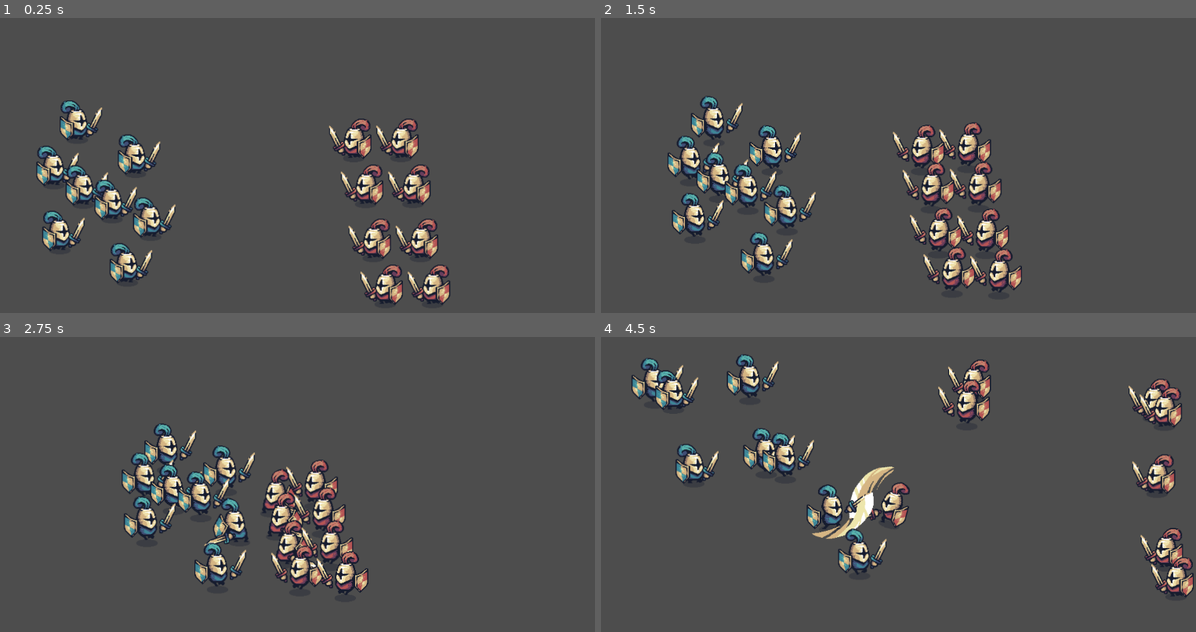
Above: before the commit, frames 1-4 (two rows, left to right).
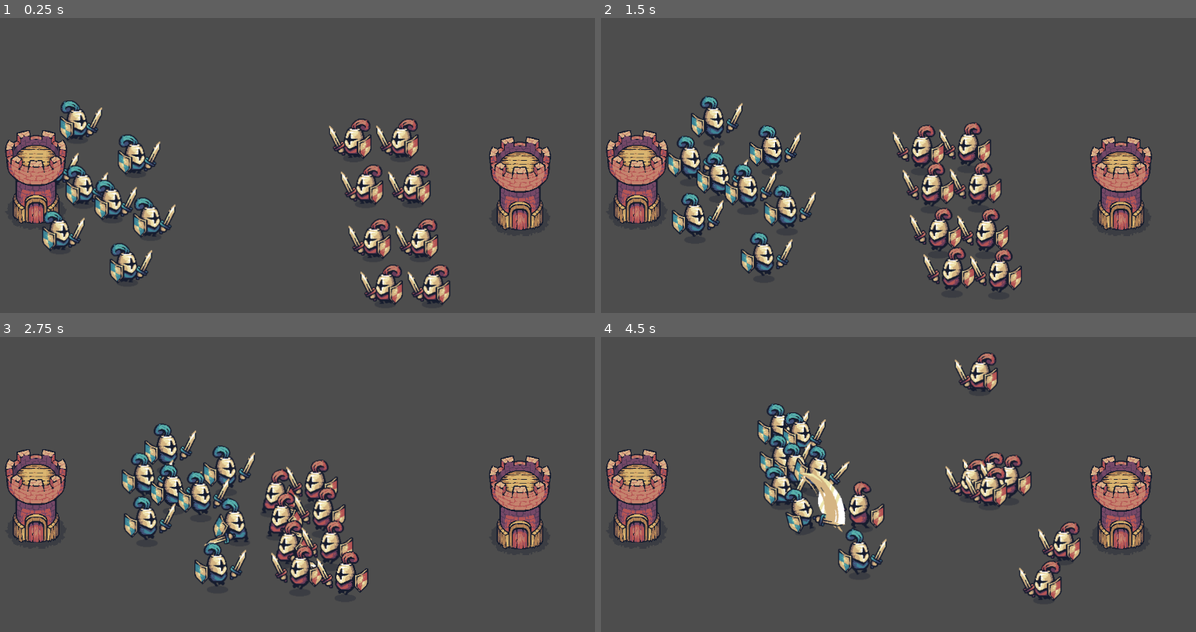
Above: after the commit, the same moments.

Repository: Vakrim/tiny-swords
Game: Godot game, scene res://main.tscn
Two runs of this game, one before a commit and one after it. Both use one fixed random seed, a clock stepped at 60 frames per second and the inputs below.
Inputs:
- Up to frame 1 (0.25 s): no input
- Up to frame 2 (1.5 s): no input
- Up to frame 3 (2.75 s): no input
- Up to frame 4 (4.5 s): no input

The runs differ from the first frame. In frame 1, 4.6% of the frame differs, in the area x 0-93%, y 38-73%; in frame 2, 4.7%; in frame 3, 4.7%; in frame 4, 19%, in the area x 0-100%, y 5-90%.

Commit message:
add towers

Diff:
--- /dev/null
+++ b/knight/ghost.gdshader
@@ -0,0 +1,23 @@
+shader_type canvas_item;
+
+void fragment() {
+	float t = fract(TIME);
+
+	float xOffset = sin(t * 3.14159 * 2.0) * 0.004 * sin(UV.y*160.0);
+	float yOffset = cos(t * 3.14159 * 2.0) * 0.002 * sin(UV.x*160.0);
+
+	vec4 color = texture(TEXTURE, UV + vec2(xOffset, yOffset));
+
+	vec4 color2 = texture(TEXTURE, UV - vec2(xOffset, yOffset));
+
+	float brightness = length(color.rgb);
+
+	color.rgb = vec3(0.9, 0.9, 1.0);
+
+	color.a *= (1.0 - brightness);
+
+	color.a *= (1.0 - length(color2.rgb));
+
+	COLOR = color;
+
+}
--- a/knight/knight.gd
+++ b/knight/knight.gd
@@ -1,14 +1,14 @@
 class_name Knight
 extends RigidBody2D
 
-enum Team {BLUE, RED}
+@export var team: Team.Hue
 
-@export var team = Team.BLUE
-
-@onready var sprite = $Sprite as AnimatedSprite2D
-@onready var attack_area = $AttackArea as Area2D
+@onready var sprite: AnimatedSprite2D = $Sprite
+@onready var attack_area: Area2D = $AttackArea
 
 var state: State = null
+
+var health = 3
 
 func _ready() -> void:
   if team == Team.RED:
@@ -35,6 +35,13 @@
       closest_enemy = enemy
 
   return closest_enemy
+
+func receive_damage() -> void:
+  change_state(StunState.new())
+  health -= 1
+  if health <= 0:
+    sprite.material = ShaderMaterial.new()
+    sprite.material.shader = preload("res://knight/ghost.gdshader")
 
 func change_state(new_state: State) -> void:
   if state:
@@ -118,10 +125,10 @@
 
       for enemy: Knight in enemies:
         if actor.attack_area.overlaps_body(enemy):
-          var push_back_impulse = (enemy.global_position - actor.global_position).normalized() * 1300
+          var push_back_impulse = (enemy.global_position - actor.global_position).normalized() * 600
 
           enemy.apply_central_impulse(push_back_impulse)
-          enemy.change_state(StunState.new())
+          enemy.receive_damage()
 
   func _on_animation_finished() -> void:
     actor.change_state(IdleState.new())
@@ -139,3 +146,11 @@
     duration -= delta
     if duration <= 0:
       actor.change_state(IdleState.new())
+
+class GhostState extends State:
+  func enter() -> void:
+    actor.sprite.material = ShaderMaterial.new()
+    actor.sprite.material.shader = preload("res://knight/ghost.gdshader")
+
+  func exit() -> void:
+    actor.sprite.material = null
--- /dev/null
+++ b/knight/knight.tres
@@ -0,0 +1,31 @@
+[gd_resource type="VisualShader" load_steps=2 format=3 uid="uid://butx8s63vbb5r"]
+
+[sub_resource type="VisualShaderNodeInput" id="VisualShaderNodeInput_a1e55"]
+output_port_for_preview = 0
+expanded_output_ports = [0]
+input_name = "screen_pixel_size"
+
+[resource]
+code = "shader_type canvas_item;
+render_mode blend_mix;
+
+
+
+
+void fragment() {
+// Input:2
+	vec2 n_out2p0 = SCREEN_PIXEL_SIZE;
+
+
+// Output:0
+	COLOR.rgb = vec3(n_out2p0, 0.0);
+
+
+}
+"
+mode = 1
+flags/light_only = false
+nodes/fragment/0/position = Vector2(1020, 140)
+nodes/fragment/2/node = SubResource("VisualShaderNodeInput_a1e55")
+nodes/fragment/2/position = Vector2(412.1, 161.2)
+nodes/fragment/connections = PackedInt32Array(2, 0, 0, 0)
--- a/knight/knight.tscn
+++ b/knight/knight.tscn
@@ -7,7 +7,12 @@
 radius = 8.0
 height = 38.0
 
+[sub_resource type="CapsuleShape2D" id="CapsuleShape2D_yv1y1"]
+radius = 54.0
+height = 150.0
+
 [node name="Knight" type="RigidBody2D"]
+collision_layer = 3
 lock_rotation = true
 linear_damp = 1.0
 script = ExtResource("1_7phis")
@@ -23,8 +28,19 @@
 shape = SubResource("CapsuleShape2D_dpdnx")
 
 [node name="AttackArea" type="Area2D" parent="."]
+collision_layer = 0
+collision_mask = 2
 monitorable = false
 
 [node name="CollisionPolygon2D" type="CollisionPolygon2D" parent="AttackArea"]
 position = Vector2(1, 4)
 polygon = PackedVector2Array(0, 9, 87, 17, 91, -55, 1, -46)
+
+[node name="HealingArea" type="Area2D" parent="."]
+collision_layer = 0
+collision_mask = 4
+monitorable = false
+
+[node name="CollisionShape2D" type="CollisionShape2D" parent="HealingArea"]
+rotation = 1.5708
+shape = SubResource("CapsuleShape2D_yv1y1")
--- a/main.tscn
+++ b/main.tscn
@@ -1,6 +1,7 @@
-[gd_scene load_steps=4 format=3 uid="uid://cqbpefucv3u4e"]
+[gd_scene load_steps=5 format=3 uid="uid://cqbpefucv3u4e"]
 
 [ext_resource type="PackedScene" uid="uid://cika11j60tbbu" path="res://knight/knight.tscn" id="1_j3ucd"]
+[ext_resource type="PackedScene" uid="uid://b06gep64skdg4" path="res://tower/tower.tscn" id="2_hfvpf"]
 
 [sub_resource type="RectangleShape2D" id="RectangleShape2D_ydeai"]
 size = Vector2(99, 697)
@@ -90,3 +91,9 @@
 [node name="CollisionShape2D" type="CollisionShape2D" parent="StaticBody2D4"]
 position = Vector2(585, 705)
 shape = SubResource("RectangleShape2D_8hbt5")
+
+[node name="Tower" parent="." instance=ExtResource("2_hfvpf")]
+position = Vector2(124, 371)
+
+[node name="Tower2" parent="." instance=ExtResource("2_hfvpf")]
+position = Vector2(1014, 383)
--- a/project.godot
+++ b/project.godot
@@ -10,10 +10,16 @@
 
 [application]
 
-config/name="tiny-sword"
+config/name="tiny-swords"
 run/main_scene="res://main.tscn"
 config/features=PackedStringArray("4.3", "GL Compatibility")
 config/icon="res://icon.svg"
+
+[layer_names]
+
+2d_physics/layer_1="collisions"
+2d_physics/layer_2="knights"
+2d_physics/layer_3="towers"
 
 [physics]
 
--- /dev/null
+++ b/team.gd
@@ -0,0 +1,22 @@
+class_name Team
+
+enum Hue {BLUE, RED}
+
+static func get_team_name(team: Hue) -> String:
+    match team:
+        Hue.BLUE: return "blue"
+        Hue.RED: return "red"
+        _:
+            assert(false, "Invalid team")
+            return "unknown"
+
+static func get_enemy_team_name(team: Hue) -> String:
+    match team:
+        Hue.BLUE: return "red"
+        Hue.RED: return "blue"
+        _:
+            assert(false, "Invalid team")
+            return "unknown"
+
+const BLUE = Hue.BLUE
+const RED = Hue.RED
--- /dev/null
+++ b/tower/tower.gd
@@ -0,0 +1,12 @@
+class_name Tower
+extends Node2D
+
+@export var team := Team.RED
+
+@onready var sprite: Sprite2D = $Sprite
+
+func _ready() -> void:
+    if team == Team.RED:
+        sprite.texture = preload("res://tower/tower-red.png")
+    else:
+        sprite.texture = preload("res://tower/tower-blue.png")
--- /dev/null
+++ b/tower/tower.tscn
@@ -0,0 +1,22 @@
+[gd_scene load_steps=4 format=3 uid="uid://b06gep64skdg4"]
+
+[ext_resource type="Script" path="res://tower/tower.gd" id="1_airre"]
+[ext_resource type="Texture2D" uid="uid://dvghx2juggaek" path="res://tower/tower-blue.png" id="1_apm4g"]
+
+[sub_resource type="CapsuleShape2D" id="CapsuleShape2D_moypi"]
+radius = 15.0
+height = 86.0
+
+[node name="Tower" type="Node2D"]
+script = ExtResource("1_airre")
+
+[node name="Sprite" type="Sprite2D" parent="."]
+position = Vector2(0, -80)
+texture = ExtResource("1_apm4g")
+
+[node name="StaticBody2D" type="StaticBody2D" parent="."]
+collision_layer = 5
+
+[node name="CollisionShape2D" type="CollisionShape2D" parent="StaticBody2D"]
+rotation = 1.5708
+shape = SubResource("CapsuleShape2D_moypi")
Not shown: 1 places in knight/knight.tscn that only renumber resources
Binary file added: tower/tower-blue.png
Not shown, added: tower/tower-blue.png.import
Binary file added: tower/tower-red.png
Not shown, added: tower/tower-red.png.import
